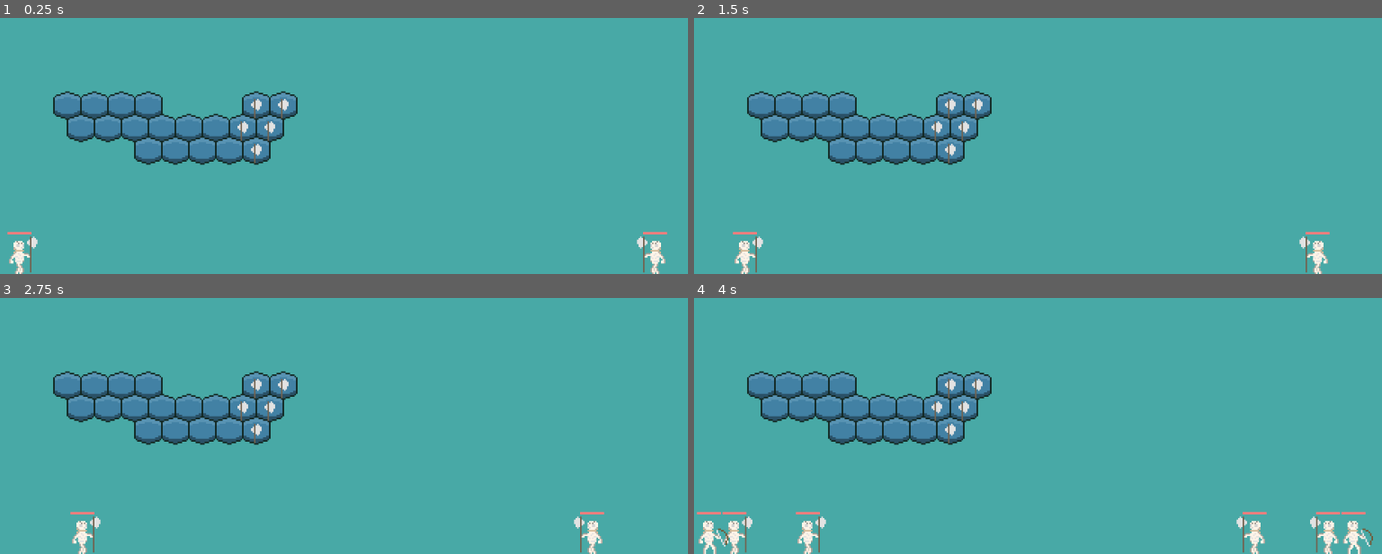
Above: before the commit, frames 1-4 (two rows, left to right).
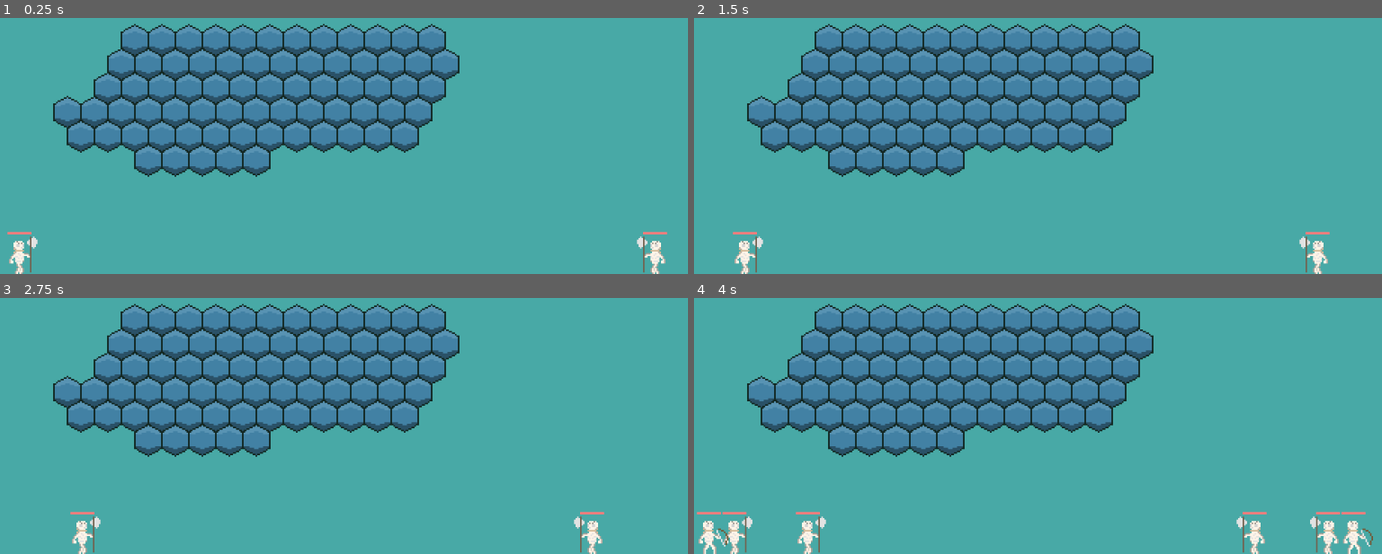
Above: after the commit, the same moments.

Repository: acc-lab/test
Game: Godot game, scene res://games scene.tscn
The game is run twice, just before and just after one commit, with the same random seed, the same clock (stepped at 60 frames per second) and the same inputs.
Inputs:
- Up to frame 1 (0.25 s): no input
- Up to frame 2 (1.5 s): no input
- Up to frame 3 (2.75 s): no input
- Up to frame 4 (4 s): no input

The runs differ from the first frame. In frame 1, 21% of the frame differs, in the area x 7-67%, y 2-63%; in frame 2, 21%; in frame 3, 21%; in frame 4, 21%.

Commit message:
changed the tile image to a more regular hexagon

Diff:
--- a/games scene.tscn
+++ b/games scene.tscn
@@ -6,6 +6,7 @@
 [ext_resource path="res://pictures/tile_0.png" type="Texture" id=4]
 [ext_resource path="res://pictures/tile_axy.png" type="Texture" id=5]
 [ext_resource path="res://pictures/tile_defender.png" type="Texture" id=6]
+[ext_resource path="res://pictures/tile_1.png" type="Texture" id=7]
 
 [sub_resource type="TileSet" id=1]
 resource_local_to_scene = true
@@ -65,6 +66,20 @@
 3/shape_one_way_margin = 0.0
 3/shapes = [  ]
 3/z_index = 0
+4/name = "tile_1.png 4"
+4/texture = ExtResource( 7 )
+4/tex_offset = Vector2( 0, 0 )
+4/modulate = Color( 1, 1, 1, 1 )
+4/region = Rect2( 0, 0, 38, 44 )
+4/tile_mode = 0
+4/occluder_offset = Vector2( 0, 0 )
+4/navigation_offset = Vector2( 0, 0 )
+4/shape_offset = Vector2( 0, 0 )
+4/shape_transform = Transform2D( 1, 0, 0, 1, 0, 0 )
+4/shape_one_way = false
+4/shape_one_way_margin = 0.0
+4/shapes = [  ]
+4/z_index = 0
 
 [node name="Games scene" type="Node"]
 
@@ -77,9 +92,9 @@
 
 [node name="TileMap" type="TileMap" parent="Node2D"]
 tile_set = SubResource( 1 )
-cell_size = Vector2( 36, 30 )
+cell_size = Vector2( 36, 32 )
 cell_half_offset = 0
 cell_tile_origin = 1
 centered_textures = true
 format = 1
-tile_data = PoolIntArray( 262146, 1, 0, 262147, 1, 0, 262148, 1, 0, 262149, 1, 0, 262153, 2, 0, 262154, 2, 0, 327682, 1, 0, 327683, 1, 0, 327684, 1, 0, 327685, 1, 0, 327686, 1, 0, 327687, 1, 0, 327688, 2, 0, 327689, 2, 0, 393221, 1, 0, 393222, 1, 0, 393223, 1, 0, 393224, 1, 0, 393225, 2, 0 )
+tile_data = PoolIntArray( 65540, 4, 0, 65541, 4, 0, 65542, 4, 0, 65543, 4, 0, 65544, 4, 0, 65545, 4, 0, 65546, 4, 0, 65547, 4, 0, 65548, 4, 0, 65549, 4, 0, 65550, 4, 0, 65551, 4, 0, 131076, 4, 0, 131077, 4, 0, 131078, 4, 0, 131079, 4, 0, 131080, 4, 0, 131081, 4, 0, 131082, 4, 0, 131083, 4, 0, 131084, 4, 0, 131085, 4, 0, 131086, 4, 0, 131087, 4, 0, 131088, 4, 0, 196611, 4, 0, 196612, 4, 0, 196613, 4, 0, 196614, 4, 0, 196615, 4, 0, 196616, 4, 0, 196617, 4, 0, 196618, 4, 0, 196619, 4, 0, 196620, 4, 0, 196621, 4, 0, 196622, 4, 0, 196623, 4, 0, 262146, 4, 0, 262147, 4, 0, 262148, 4, 0, 262149, 4, 0, 262150, 4, 0, 262151, 4, 0, 262152, 4, 0, 262153, 4, 0, 262154, 4, 0, 262155, 4, 0, 262156, 4, 0, 262157, 4, 0, 262158, 4, 0, 262159, 4, 0, 327682, 4, 0, 327683, 4, 0, 327684, 4, 0, 327685, 4, 0, 327686, 4, 0, 327687, 4, 0, 327688, 4, 0, 327689, 4, 0, 327690, 4, 0, 327691, 4, 0, 327692, 4, 0, 327693, 4, 0, 327694, 4, 0, 393221, 4, 0, 393222, 4, 0, 393223, 4, 0, 393224, 4, 0, 393225, 4, 0 )
--- a/project.godot
+++ b/project.godot
@@ -36,6 +36,10 @@
 
 common/drop_mouse_on_gui_input_disabled=true
 
+[mono]
+
+project/assembly_name="Span"
+
 [physics]
 
 common/enable_pause_aware_picking=true
Not shown: 1 places in games scene.tscn that only renumber resources
Binary file added: pictures/tile_1.png
